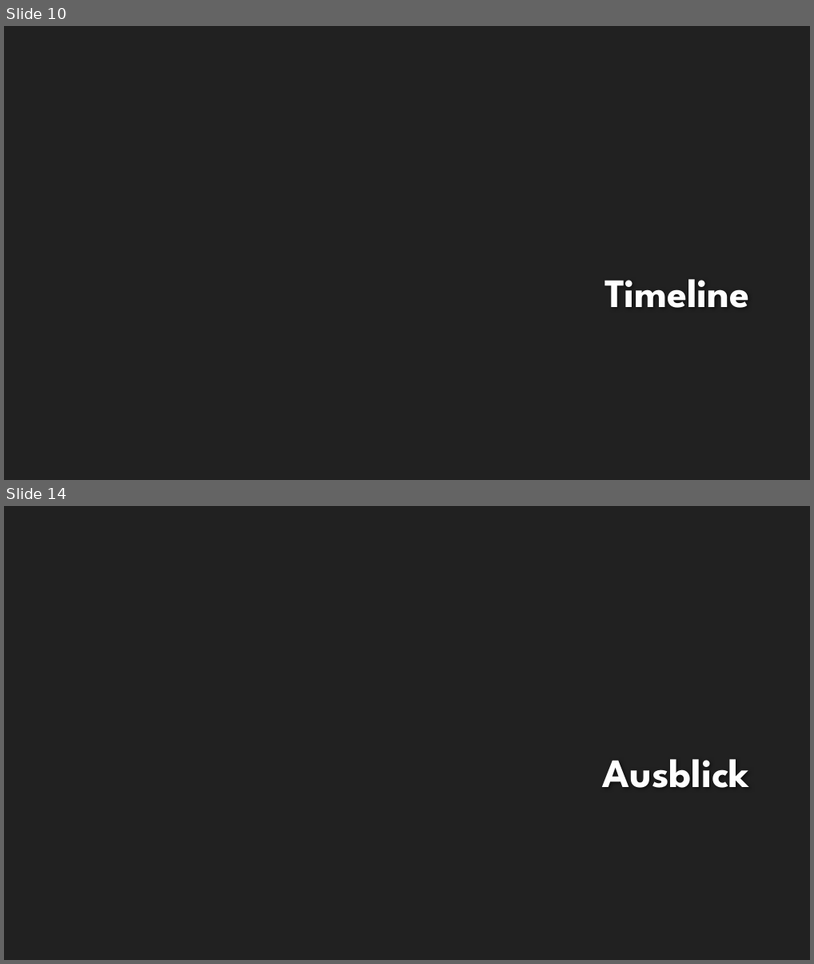
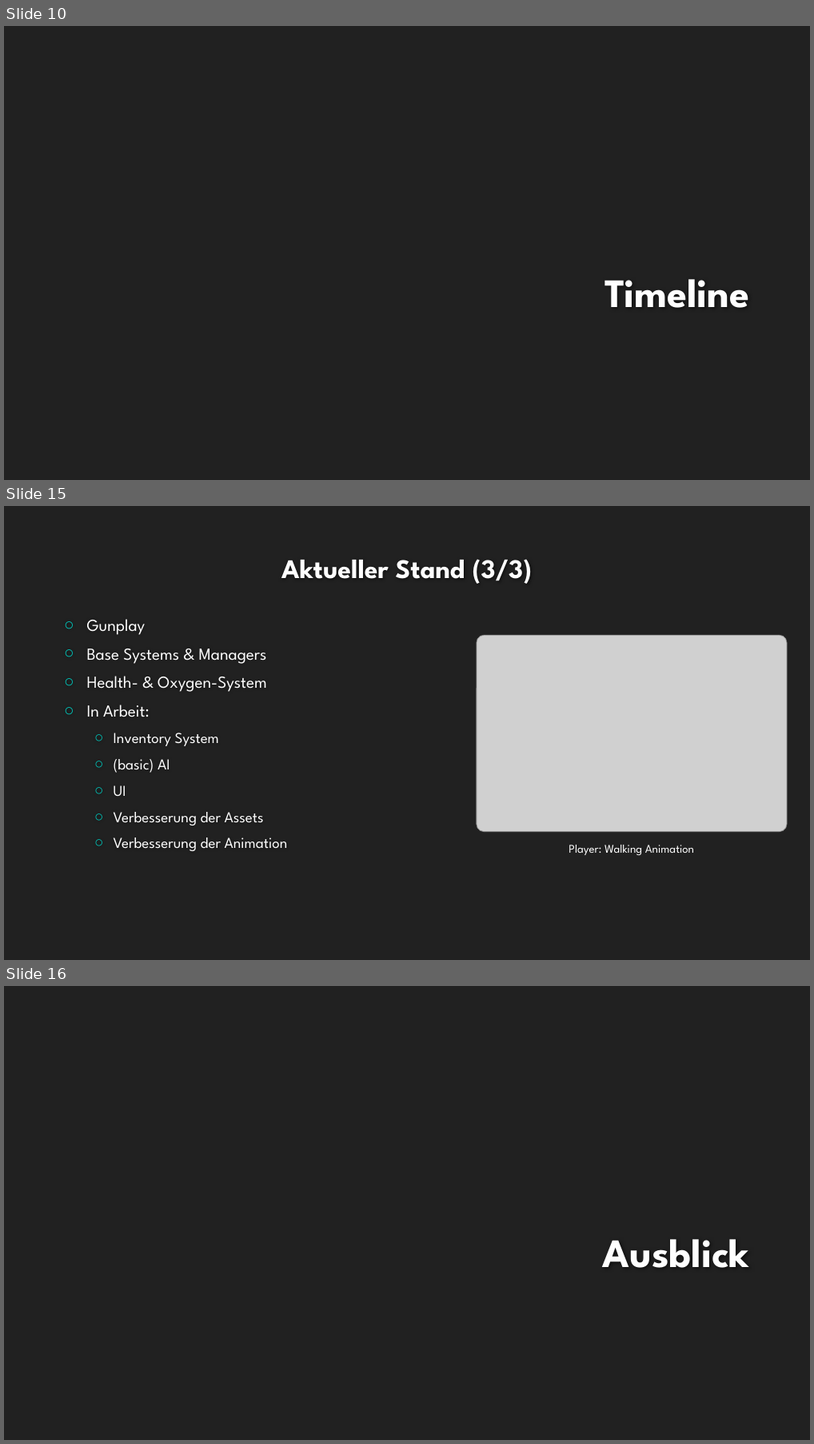
Before and after one commit to EmKaCe/DoctorWhy, a slide deck: Information/Präsentation.pptx. Shown one above the other, each under a label of ours: slides 10 and 14 before the commit, slides 10, 15 and 16 after it; the slides between them are not shown. The pictures are 814x964 and 814x1444 pixels, drawn with LibreOffice and Linux fonts; fonts in the diff are those of the drawing; grey boxes stand for pictures; background and template pictures are left out. Boxes give left, top, right and bottom in pixels: in the first picture for what was removed or moved away, otherwise in the second. Text is boxed around its words. In the diff, an @@ line names an element or a change of style, - is before the commit and + after.

```diff
--- a/Information/Präsentation.pptx
+++ b/Information/Präsentation.pptx
@@ slide 15 added at (4, 506, 810, 960), background #212121 @@
@@ title added at (282, 559, 533, 584), 32 pt, text #FEFEFE, bold @@
+Aktueller Stand (3/3)
@@ text added at (87, 619, 288, 851), 18 pt, text #FFFFFF @@
+○ Gunplay
+○ Base Systems & Managers
+○ Health- & Oxygen-System
+○ In Arbeit:
+  ○ Inventory System
+  ○ (basic) AI
+  ○ UI
+  ○ Verbesserung der Assets
+  ○ Verbesserung der Animation
@@ picture added at (477, 635, 787, 832) @@
@@ text added at (569, 844, 694, 855), 14 pt, text #FFFFFF @@
+Player: Walking Animation
@@ what was slide 14 is now slide 16 @@
```
Also in this commit, not shown: 4 slides changed, 5 other slides added, 4 slides removed.
